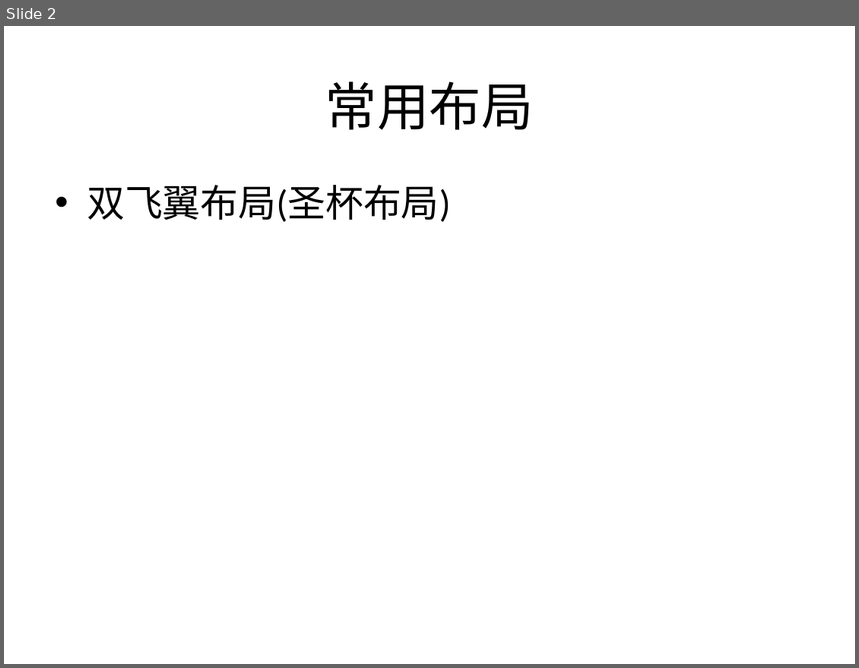
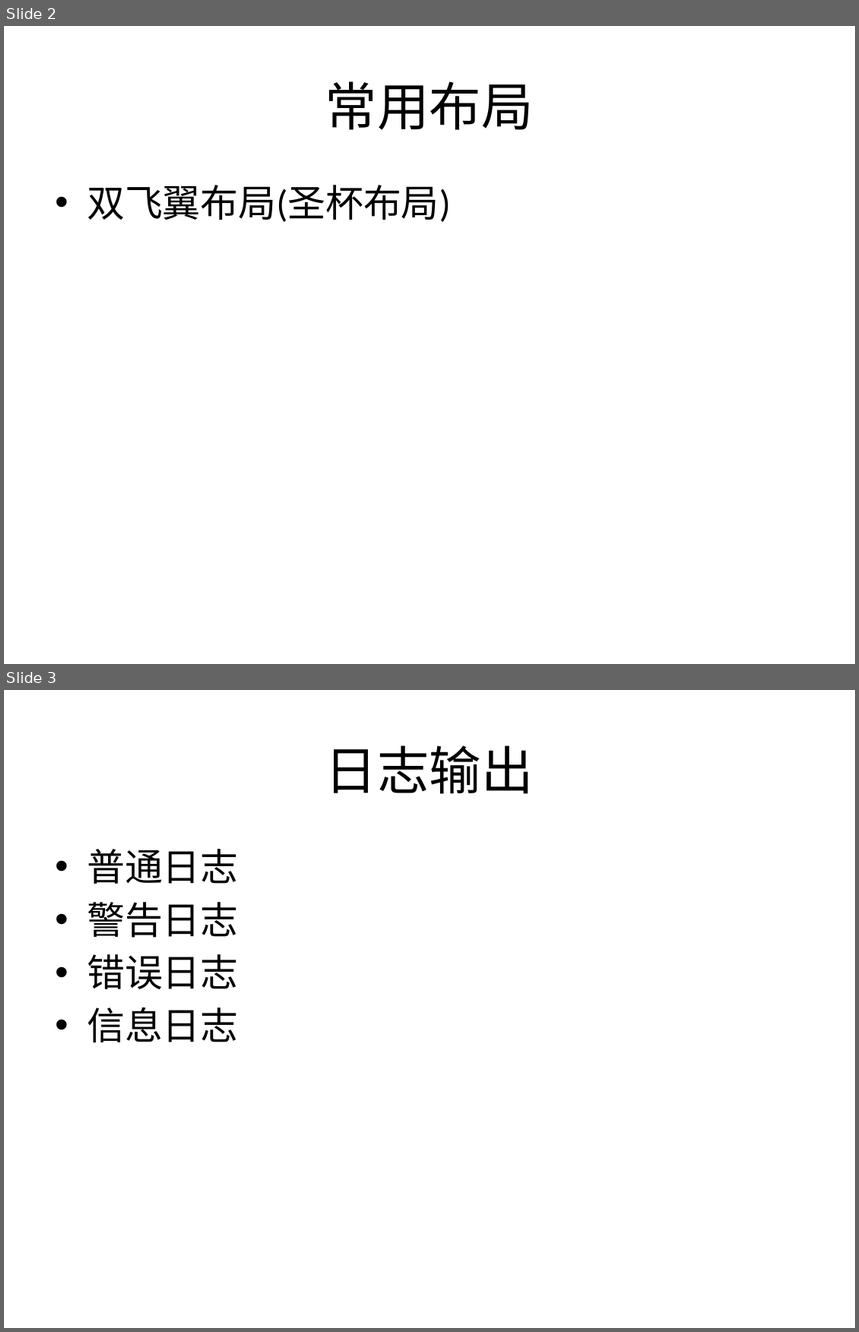
Before and after one commit to plter/HTML5Course20160801, a slide deck: 讲义.pptx. Shown one above the other, each under a label of ours: slide 2 before the commit, slides 2 and 3 after it. The pictures are 859x668 and 859x1332 pixels, drawn with LibreOffice and Linux fonts; fonts in the diff are those of the drawing. Boxes give left, top, right and bottom in pixels: in the first picture for what was removed or moved away, otherwise in the second. Text is boxed around its words. In the diff, an @@ line names an element or a change of style, - is before the commit and + after.

```diff
--- a/讲义.pptx
+++ b/讲义.pptx
@@ slide 3 added at [4,690,855,1328], background #FFFFFF @@
@@ title added at [325,745,534,794], 44 pt, text #000000 @@
+日志输出
@@ text added at [87,849,238,1043], 32 pt, text #000000 @@
+• 普通日志
+• 警告日志
+• 错误日志
+• 信息日志
```
Also in this commit, not shown: 2 other slides added, 12 other files.
